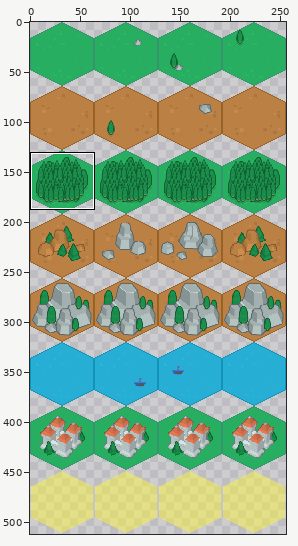
Two versions of one sprite sheet, app/src/main/assets/tiles.png. The first picture is a wide view before the edit; the outline marks the close-up.
Close-up. Earlier state:
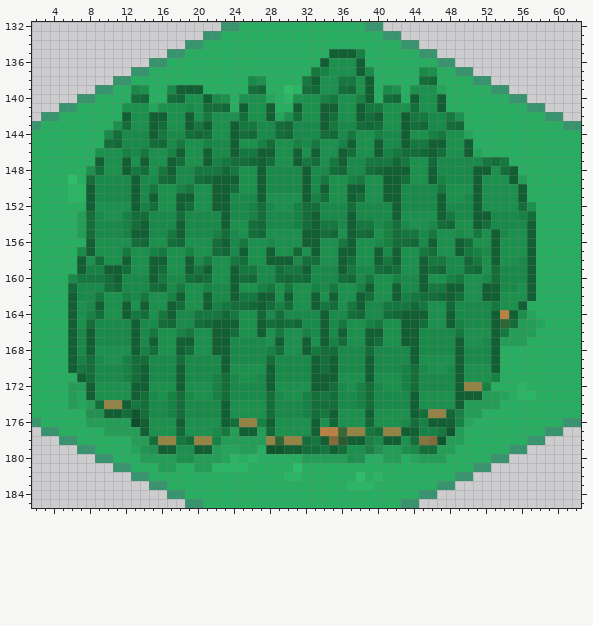
The file is 256x512 pixels. Colours within 5 levels of each other are drawn and written as one. Shown: x 2..62, y 132..185. The commit also changed other parts of the picture, which this record leaves out.
After the commit:
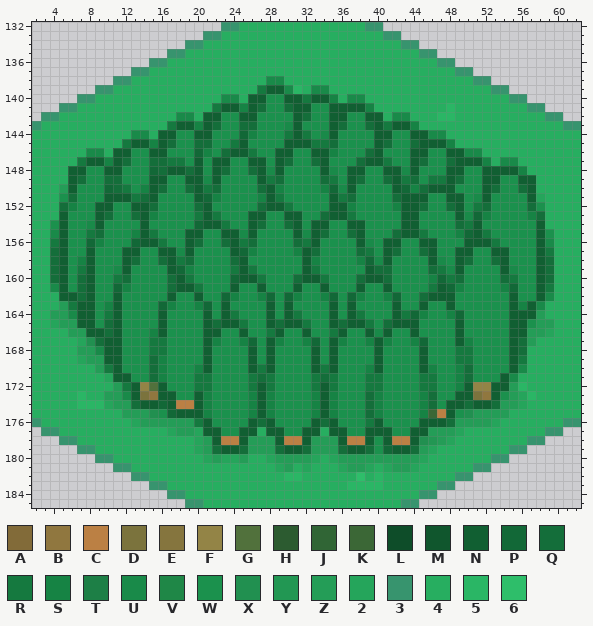
Palette (. is transparent): A #826b39  B #90773f  C #bb8044  D #7b733d  E #85753e  F #938446  G #51713c  H #2c5b30  J #306535  K #3b6736  L #0e4d29  M #10562d  N #115f32  P #126837  Q #146e3a  R #15793f  S #168344  T #1d7f46  U #198a49  V #1f8747  W #1b914d  X #219050  Y #229753  Z #249d57  2 #25a55b  3 #37946e  4 #27ae60  5 #2ab665  6 #2ebe6a
Change:
Changed rows in their new state; - is an unchanged pixel.
first column x 4:
135 -------------------------------4444---------------------
136 ------------------------------44444---------------------
137 -----------------------------4444444-----44-------------
138 ----------------------44UU--44444444-----44-------------
139 ---------44--4444-----4RNNU-4UU44444-44-4444------------
140 ---------44--444444UU4NNWWNNRNNS4UU4-44-4444------------
141 --------4444444444RNNSNQWWQ-N-W-NN-S444444445-----------
142 --------444444UU4NN--NN-WW-NQ-WNN-WN-4UU444554----------
143 -------444444RN-S-Q-WQQWWWUNWWWNQWWQNRN-S44444----------
144 ------444--4NNWWNN--WPSWWWRNRWUNWW--NNWWNNUU444---------
145 ------44RNNSNQW-QQWWRN-WW-NNN-RQWW---QWWQN--S44---------
146 ----UU4NNWWNNWW-PSWQ-N-WWNNW--NSWW-Q-WWWNNWWNNUU--------
147 ---RN-SNQ-WQQRR-NWNNWWN-WNQWW-NWWWQNN-WWNQWWQNNNS4UU----
148 --NN-WNNWWWPQ-NQNWNQW-Q--NWWWWNUWNNWW--UN-WWNNWW-NN-S---
149 --NQWWQQWWWNNWWNNU-WW---RQWWWWQR-NQ--Q-RQ-RRNQWWNN-WNN--
150 -ZNWWWPQRWSNQ-WQNRQWW--QNSWWWWSPU-W--W-PSQNNN--WNQ--QN--
151 -WQWWWNNNRQ---WWNPSWWWWSNR--WWWNRQW--WQNNNWWNNWUN---WN2-
152 -QSWWNN---N---WWQNWWWWW-NNRWWWWNNSWWWWSNNQWWQNWRQ---WQW-
153 -NWWWNQ-W-NSWWWWRNRWWWNNWWNNWWQNNRWWWWWNN--WWN-PSWWWWSQ-
154 WNWWUNWWWW-WWWWWPNNR--NQWWQNW-NWW-NWWWWNN-WWWQR-WWWWWWN-
155 UNWWRQWWWS-RWWWNNWWNNUNW---NU--W-QNW-W-NNRW--SPNRWW--WNW
156 RNWWPS---PNNRWWNQ-WQN-Q-W--QR---WWNUWNNWWN---WNNNR---WNU
157 QNWW----NN-WNNUN--WWNPS-W--SNQ--WWQRWNQ--QN---NWW-N--WNR
158 QNWSNW---Q-WQNRQWW--QN--WWWWNS--WWSPUNW--WNUWNQW-QN-WWNQ
159 QNWRNWWUN--WWNPSWW--RN-WWWWW-RWWWWWN-QW--W-R-NWW-WN-WWNQ
160 QNWQNWWRQWWWWQNRWW--PNNRWWW-NNRWWWQNNQWWWWSPRQ--WWQRWWNQ
161 UNWQNWW-SWWWWQNNRWWW---NW-WN-WNW--NW-NWWWW-NPS--WWSP-WNR
162 -N-QNW-NWWW--NW-NWWPSWWSP-PS-WSP-PSW-SPWW-NN-W--WW-N-WNU
163 -ZRNNWSNW-W-PSW-SPWNWWWWNWN--WWN-NWWWWNWWN--NWWWWW-NSNU-
164 ZZUNNWRNWWW-NWWWWNWN---WNWNRWWWNWNRWWWNRPS--SPWWWWW-NNZ-
165 2ZZNNWQNWWWWNWWWWNQ--R-WNQNNRWWNQNNRWQN--W--WNWWWWWNNWZZ
166 --ZZ-NQNWWWSN-WW-N-WWN-WRN--NWWR----UN-W-WWWWN---WWNN-Z2
167 --42XQNNWWWRR-WW-NSWWSPWNS--SPWNS--SNS-WSPWWW-S-WWWNQZ--
168 --4ZZUNN-WWRR-WW-NWWWWNWNW--WNWNWWWWNWWWWNWWWRRWWWWNQ---
169 --42ZZNNWWWQSWWWWNWWWWNWNWWWW-W-WWWWNWWWWN---RRWWWWNR---
170 --444ZRNWWWQSWWWSNWW--NR-WWWW-R-WWWSNWWWWNS-WSQ--WWNU---
171 ---4442NNWWQSWWWRRWWW-RQRWWWWRQR---RR--WWRRWWSQ--WNU----
172 --44444ZR-FGN-W-RRWWWWRNR----R-RW-WRR--WWRRWWSN-FNNZ----
173 --4544ZZU-DBNNWWNSWWWWSNSW--WSNSWWW-SWWWWSQ----DBNWZ2---
174 --45552ZZQNNPNCCNSWW--SNSWWWWSNSWWW-SWWWWSQ-N-QNNQZZ2---
175 ----4444ZZZXWPNNNSWW--SNSWWWWSNS---QS---WSKCNWX-ZZZ-----
176 ----444442ZZZZZZRN-WWWNQ------QN---RN--WWN--QZZZZ2------
177 ------44444442ZZ2NNWW--4NN--N-4NNWWNNNWW-NZZZ2----------
178 ---------44444442ZNCCN--ZNCCNZZZNCCNW-CCNXYZ24----------
179 ---------44444442ZQNNQ-ZZQ---ZZZ-NNQWPNNQZ244-----------
180 ----------44444442--2Z4-2ZZZ-242-ZZZZ--ZZ244------------
181 ------------44--444444---2Z42---2ZZ2-2ZZ2---------------
183 ------------------------------------5-------------------
Where, in picture pixels (left, top, right, bottom), the same in both close-ups:
changed: (50, 49, 554, 490)
